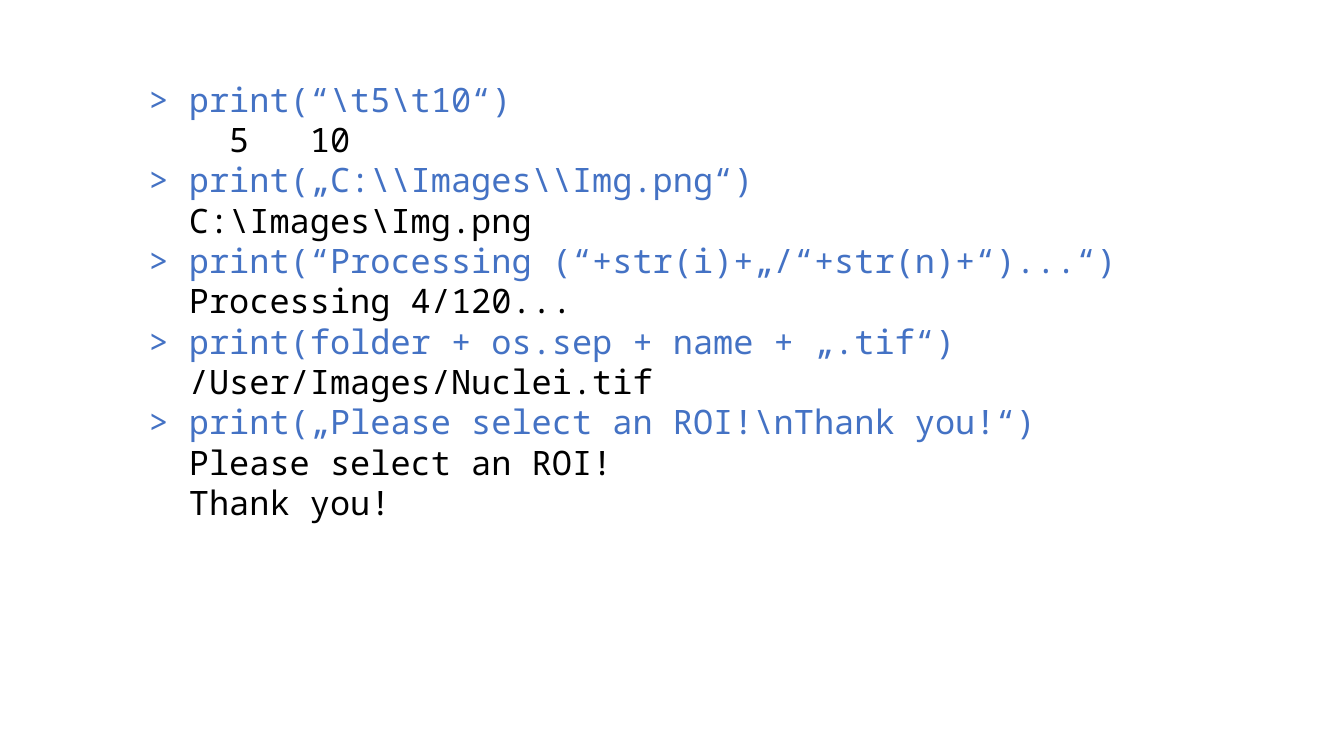
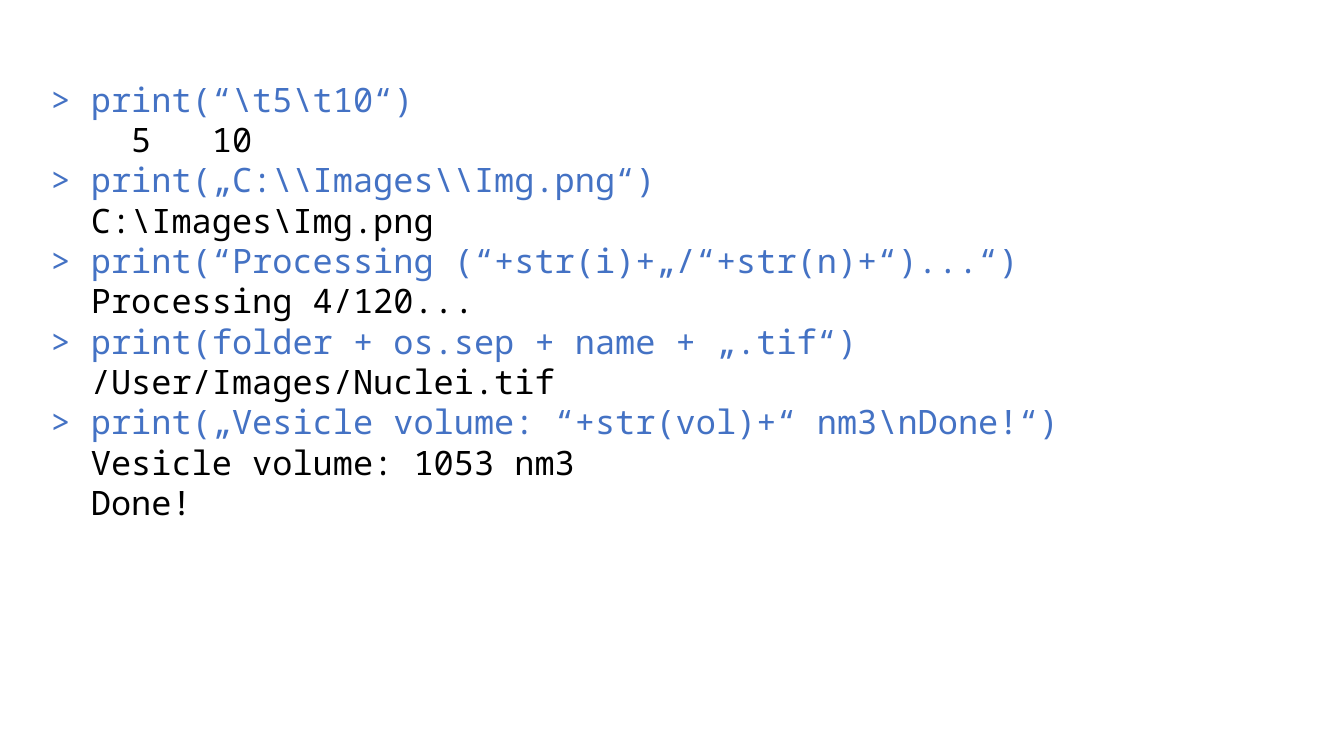
Before and after one commit to NEUBIAS/training-resources, a slide deck: slide 2 of figures/resources/string_concat.pptx. Drawn at 1344x756 pixels with LibreOffice and Linux fonts; fonts in the diff are those of the drawing. Boxes give left, top, right and bottom in pixels: in the first picture for what was removed or moved away, otherwise in the second. Text is boxed around its words. In the diff, an @@ line names an element or a change of style, - is before the commit and + after.

```diff
--- a/figures/resources/string_concat.pptx
+++ b/figures/resources/string_concat.pptx
@@ text "> print(“\t5\t10“)": place and size @@
-text "> print(“\t5\t10“)" at <box>189,86,1117,524</box>
+text "> print(“\t5\t10“)" at <box>91,86,1059,516</box>
@@ text at <box>91,408,1059,516</box>: text changed @@
-> print(„Please select an ROI!\nThank you!“)
-Please select an ROI!
-Thank you!
+> print(„Vesicle volume: “+str(vol)+“ nm3\nDone!“)
+Vesicle volume: 1053 nm3
+Done!
```
Also in this commit, not shown: 2 other files.
